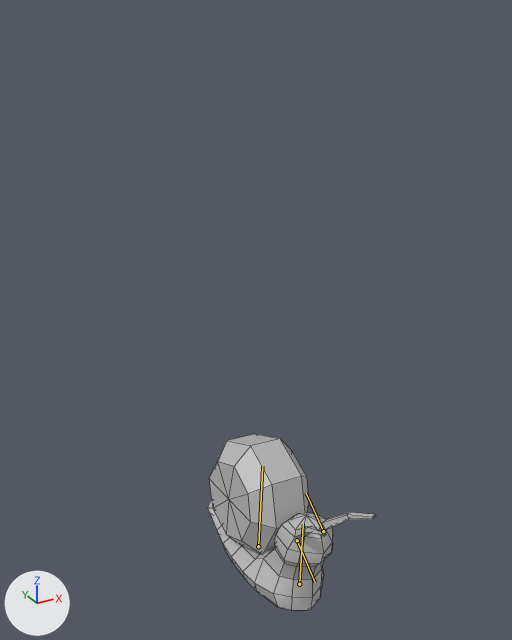
One commit to the FBX model SnailBoarder/Assets/Art/Animations/SnailAnimations/A_Kickflip720_Snail.fbx: the scene before it, then after it.
One viewpoint serves both versions: a 50 mm camera at (-0.1055, -0.2135, 0.1745) aimed at (-0.0051, -0.0309, 0.0832). Lighting does not change. The marker at lower left points along +X, +Y and +Z. Both versions are drawn at frame 2 of the action 'Take 001'; the numbers are the values there. The bones that change are drawn over the model as lines. Mesh edges are drawn as thin lines.

In view in the first picture: 'Mesh_PlayerSnail'.
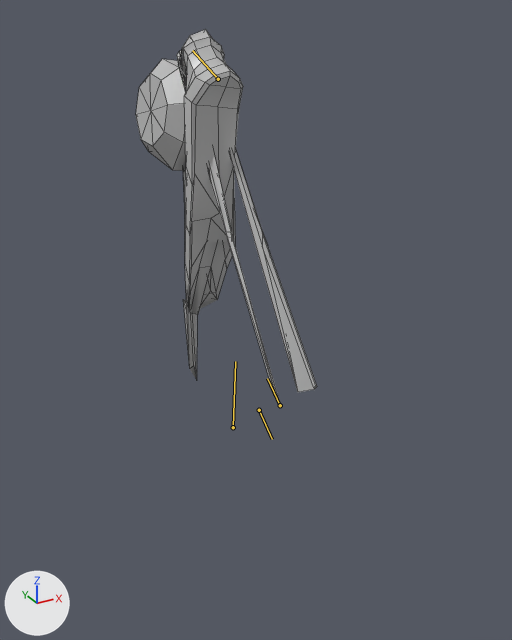
What differs and where, as boxes (x1, y1, x2, y2) in the pictures (512 x 640 px):
'Mesh_PlayerSnail', posed (8% wider, 107% taller): before (208, 434, 376, 611); after (136, 29, 317, 397)
bone 'Root', root to tip: before (299, 584) to (303, 524); after (218, 79) to (192, 50)
bone 'Tail1', root to tip: before (258, 546) to (262, 466); after (233, 427) to (235, 361)
bone 'AntennaeL', root to tip: before (323, 531) to (306, 493); after (280, 405) to (267, 378)
bone 'AntennaeR', root to tip: before (297, 540) to (315, 582); after (259, 410) to (272, 439)

The change, as a diff of the scene's bpy script:
```diff
--- a/SnailBoarder/Assets/Art/Animations/SnailAnimations/A_Kickflip720_Snail.fbx.py
+++ b/SnailBoarder/Assets/Art/Animations/SnailAnimations/A_Kickflip720_Snail.fbx.py
@@ bone_root @@
 bone_root = bpy.data.objects['Armature'].pose.bones['Root']
-bone_root.location = (-6.36, -0.25, -2.05)
-bone_root.rotation_quaternion = (0.998, 0.05, 0.03, -0.009)  # degrees (6, 3, -1)
+bone_root.location = (2.0, 13.24, 0.29)
+bone_root.rotation_quaternion = (0.859, 0.022, 0.091, -0.503)  # degrees (-3, 10, -61)
@@ bone_tail1 @@
 bone_tail1 = bpy.data.objects['Armature'].pose.bones['Tail1']  # child of 'Root'
-bone_tail1.location = (0.0, 0.0, -0.03)
-bone_tail1.rotation_quaternion = (1.0, 0.0, 0.0, 0.0)  # degrees (0, 0, 0)
+bone_tail1.location = (9.09, -6.38, 1.59)
+bone_tail1.rotation_quaternion = (0.866, 0.006, -0.04, 0.498)  # degrees (-2, -4, 60)
@@ bone_antennael @@
 bone_antennael = bpy.data.objects['Armature'].pose.bones['AntennaeL']  # child of 'Root'
-bone_antennael.location = (0.0, 0.0, 0.0)
-bone_antennael.rotation_quaternion = (1.0, 0.0, 0.0, 0.0)  # degrees (0, 0, 0)
+bone_antennael.location = (-12.8, 0.79, -1.38)
+bone_antennael.rotation_quaternion = (0.866, -0.035, -0.021, -0.498)  # degrees (-2, -4, -60)
@@ bone_antennaer @@
 bone_antennaer = bpy.data.objects['Armature'].pose.bones['AntennaeR']  # child of 'Root'
-bone_antennaer.location = (0.0, 0.0, 0.0)
-bone_antennaer.rotation_quaternion = (1.0, 0.0, 0.0, 0.0)  # degrees (0, 0, 0)
+bone_antennaer.location = (12.8, -0.86, -1.39)
+bone_antennaer.rotation_quaternion = (0.866, 0.035, 0.021, -0.498)  # degrees (2, 4, -60)
```
